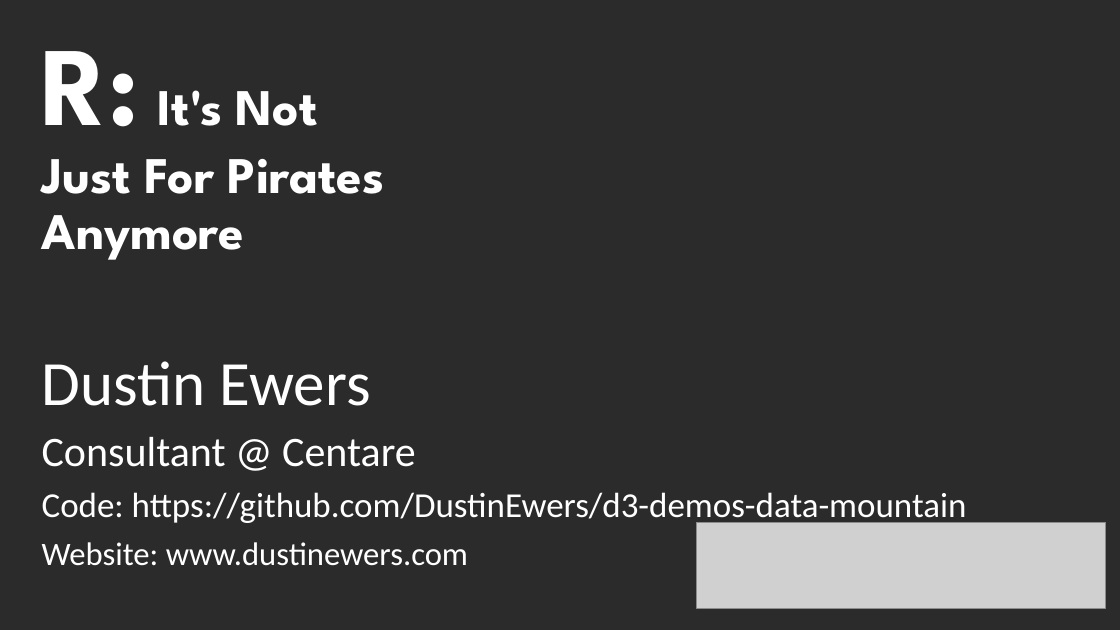
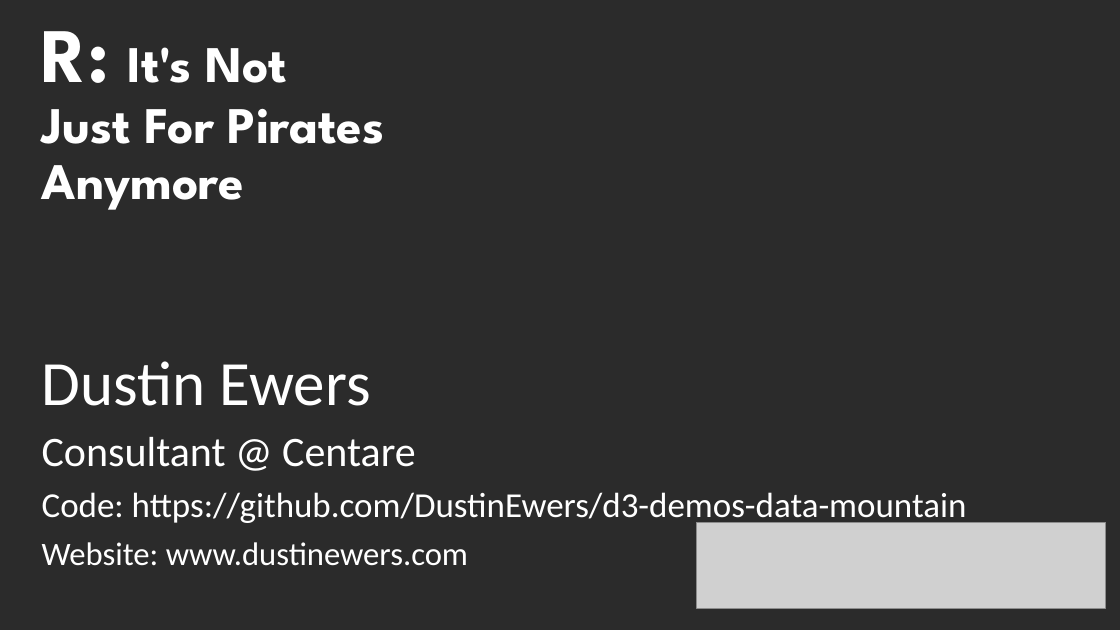
Before and after one commit to DustinEwers/r-talk-demos, a slide deck: slide 1 of slides/r_slides.pptx. Drawn at 1120x630 pixels with LibreOffice and Linux fonts; fonts in the diff are those of the drawing; grey boxes stand for pictures; background and template pictures are left out; a plain dark background stands for a picture behind light text. Boxes give left, top, right and bottom in pixels: in the first picture for what was removed or moved away, otherwise in the second. Text is boxed around its words. In the diff, an @@ line names an element or a change of style, - is before the commit and + after.

```diff
--- a/slides/r_slides.pptx
+++ b/slides/r_slides.pptx
@@ title "R: It's Not Just For ..." at (x1=42, y1=31, x2=384, y2=210): size 96 to 66 pt in "R:" @@
```
Also in this commit, not shown: 8 other slides changed, 10 slides added, 7 slides removed.
